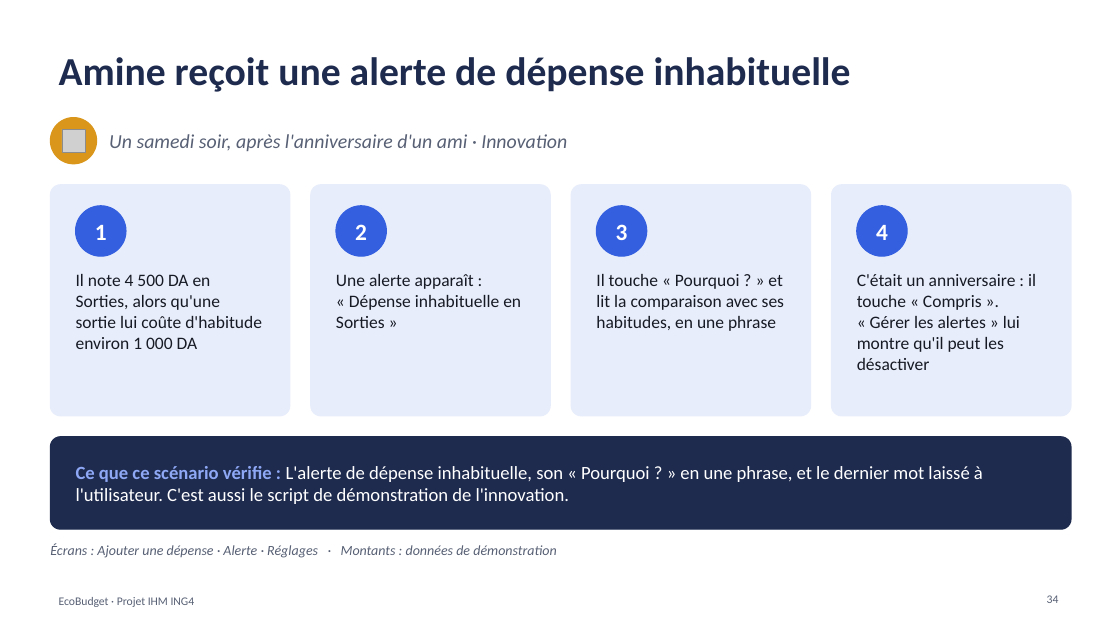
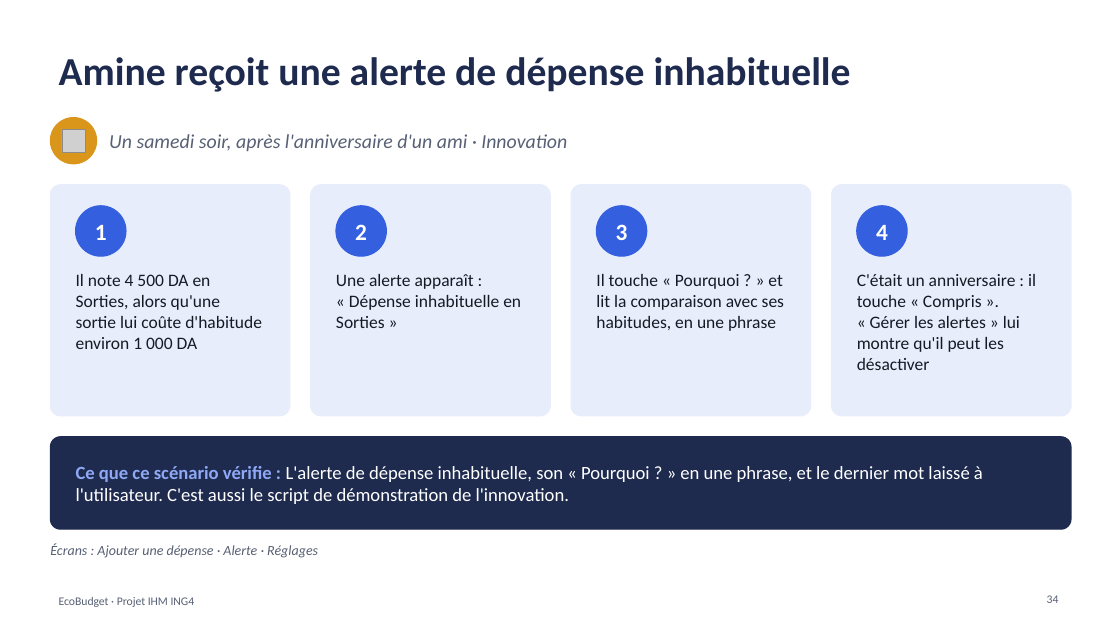
Before and after one commit to kaderouadahi/EcoBudget, a slide deck: slide 34 of livrables/EcoBudget.pptx. Drawn at 1120x630 pixels with LibreOffice and Linux fonts; fonts in the diff are those of the drawing; grey boxes stand for pictures. Boxes give left, top, right and bottom in pixels: in the first picture for what was removed or moved away, otherwise in the second. Text is boxed around its words. In the diff, an @@ line names an element or a change of style, - is before the commit and + after.

```diff
--- a/livrables/EcoBudget.pptx
+++ b/livrables/EcoBudget.pptx
@@ text at (50, 543, 318, 558): text changed @@
-Écrans : Ajouter une dépense · Alerte · Réglages · Montants : données de démonstration
+Écrans : Ajouter une dépense · Alerte · Réglages
```
Also in this commit, not shown: 8 other slides changed, 1 other file.
